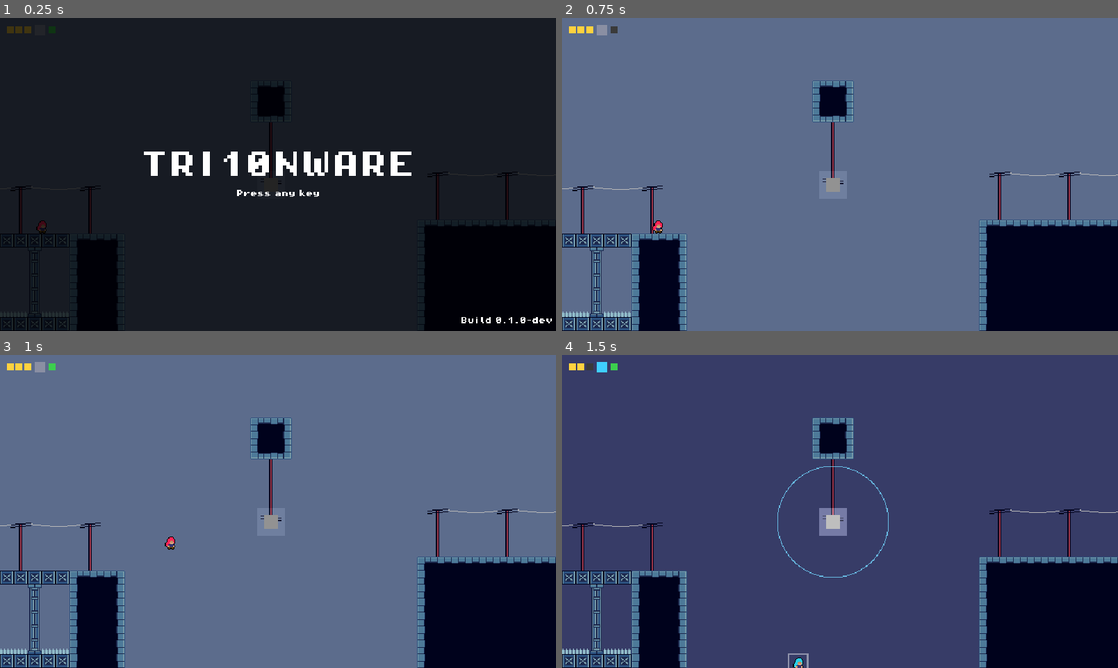
Above: before the commit, frames 1-4 (two rows, left to right).
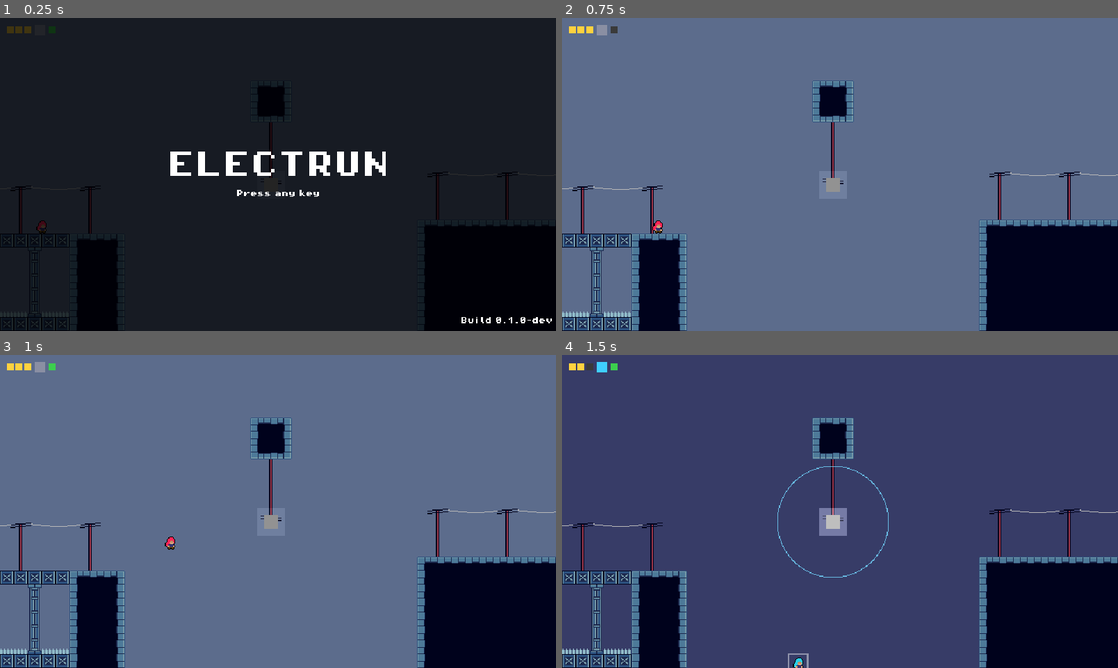
Above: after the commit, the same moments.

Repository: Pat-Rosander/TRI10NWARE
Game: Godot game, scene res://world/main.tscn
The game is run twice, just before and just after one commit, with the same random seed, the same clock (stepped at 60 frames per second) and the same inputs.
Inputs (mouse positions are in pixels of both pictures, inside the frame that each line leads up to):
- Up to frame 1 (0.25 s): no input
- Up to frame 2 (0.75 s): tap Enter at 0.5 s; move the mouse to (962, 158) at 0.52 s; hold Right (move_right) from 0.53 s (still down); tap X (dash) at 0.6 s; click (962, 158) at 0.67 s
- Up to frame 3 (1 s): keep holding Right (move_right); tap Space (jump) at 0.77 s
- Up to frame 4 (1.5 s): move the mouse to (728, 527) at 1.27 s; release Right (move_right) at 1.28 s; hold Down (move_down) from 1.28 s (still down); tap Z (switch) at 1.35 s

The runs differ from the first frame. In frame 1, 1.7% of the frame differs, in the area x 25-74%, y 42-51%; in frame 2, nothing differs; in frame 3, nothing differs; in frame 4, nothing differs.

Commit message:
title change

Diff:
--- a/game/ui/title_overlay.tscn
+++ b/game/ui/title_overlay.tscn
@@ -19,7 +19,7 @@
 
 [node name="Prewarm" type="Control" parent="Root"]
 unique_name_in_owner = true
-layout_mode = 0
+anchors_preset = 0
 offset_right = 1.0
 offset_bottom = 1.0
 mouse_filter = 2
@@ -44,7 +44,7 @@
 [node name="Title" type="Label" parent="Root/Center"]
 layout_mode = 2
 theme_override_font_sizes/font_size = 32
-text = "TRI10NWARE"
+text = "ELECTRUN"
 horizontal_alignment = 1
 
 [node name="Prompt" type="Label" parent="Root/Center"]
